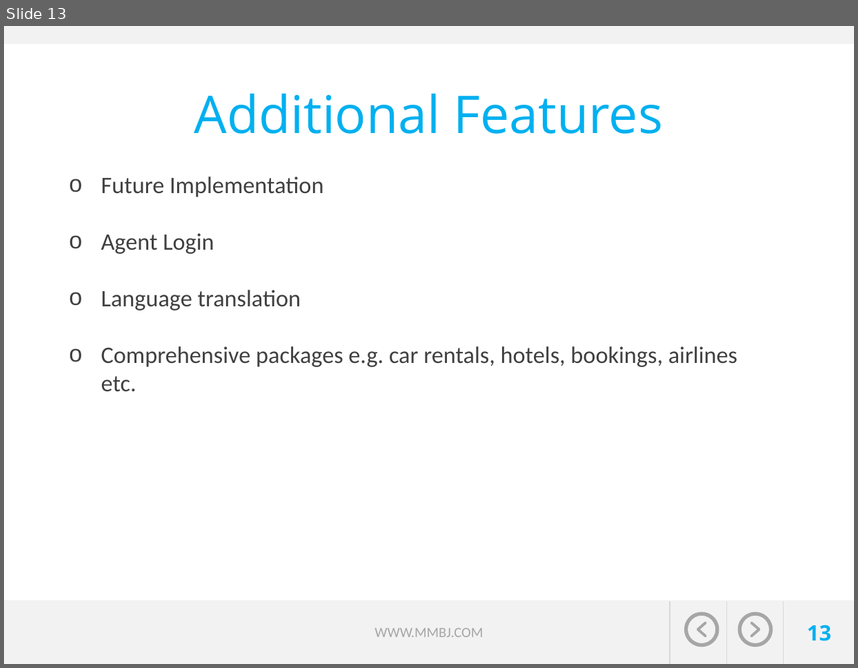
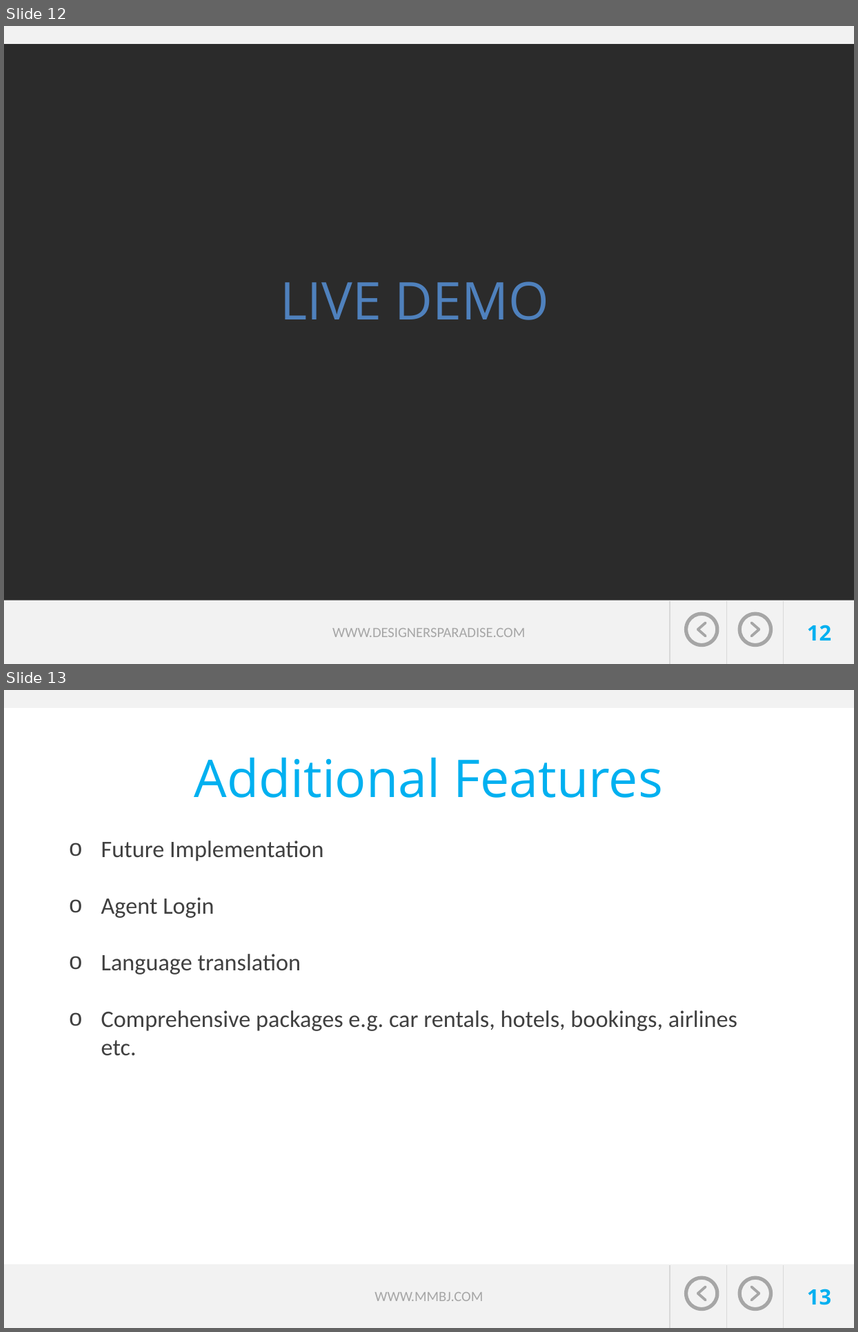
Before and after one commit to jvector-solutions/SAIT-OOSD-Team5, a slide deck: presentation/Travel expert presentation_Group5-John-Megha-Brian-Mahmood.pptx. Shown one above the other, each under a label of ours: slide 13 before the commit, slides 12 and 13 after it. The pictures are 858x668 and 858x1332 pixels, drawn with LibreOffice and Linux fonts; fonts in the diff are those of the drawing; background and template pictures are left out; a plain dark background stands for a picture behind light text. Boxes give left, top, right and bottom in pixels: in the first picture for what was removed or moved away, otherwise in the second. Text is boxed around its words. In the diff, an @@ line names an element or a change of style, - is before the commit and + after.

```diff
--- a/presentation/Travel expert presentation_Group5-John-Megha-Brian-Mahmood.pptx
+++ b/presentation/Travel expert presentation_Group5-John-Megha-Brian-Mahmood.pptx
@@ slide 12 added at (4,26,854,664), background picture (left out); not listed: 11 template elements that a slide beside it also shows @@
@@ title added at (280,281,549,320), 44 pt, text #4F81BD @@
+LIVE DEMO
@@ page number added at (807,624,831,640), 18 pt, text #00B0F0, bold @@
+12
@@ text added at (332,628,525,637), 12 pt, text #A6A6A6 @@
+WWW.DESIGNERSPARADISE.COM
```
Also in this commit, not shown: 8 slides changed, 2 other slides added, 3 slides removed.
